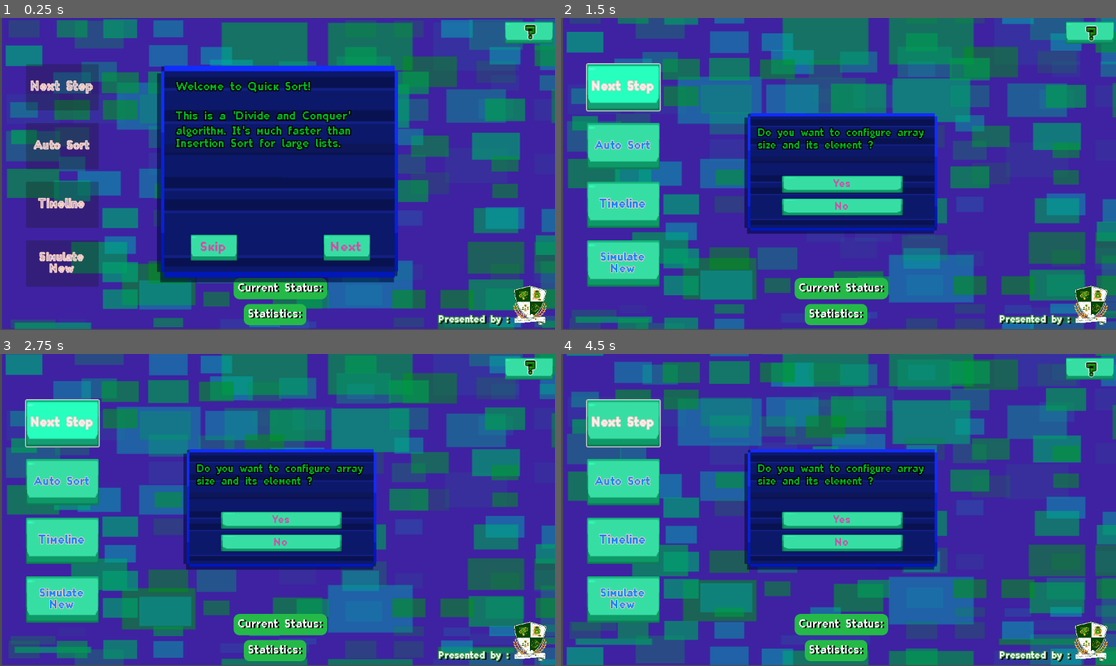
Above: before the commit, frames 1-4 (two rows, left to right).
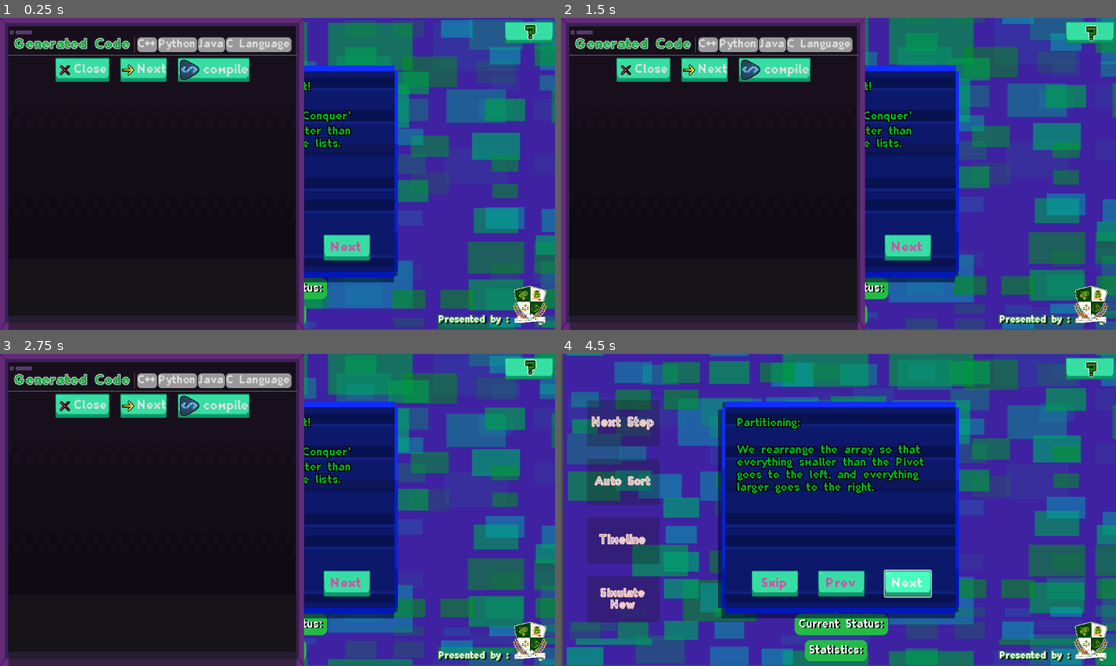
Above: after the commit, the same moments.

Repository: JezFhardDD/Algomate
Game: Godot game, scene res://scene/Main.tscn
Same seed, same stepped clock (60 frames per second), same inputs: the game is played once before the commit and once after it.
Inputs (mouse positions are in pixels of both pictures, inside the frame that each line leads up to):
- Up to frame 1 (0.25 s): no input
- Up to frame 2 (1.5 s): click "Skip" at 0.5 s; click (622, 86) at 1.25 s, where only the run before the commit has a clickable "Next Step"
- Up to frame 3 (2.75 s): click (61, 422) at 2 s, where only the run before the commit has a clickable "Next Step"
- Up to frame 4 (4.5 s): click (777, 584) at 2.75 s, where only the run after the commit has a clickable "Skip"; click (905, 584) at 3.5 s, where only the run after the commit has a clickable "Next"; click (905, 584) at 4.25 s, where only the run after the commit has a clickable "Next"

The runs differ from the first frame. In frame 1, 54% of the frame differs, in the area x 0-55%, y 0-100%; in frame 2, 63%; in frame 3, 63%, in the area x 0-72%, y 0-100%; in frame 4, 31%.

Commit message:
polished ver.

Diff:
--- a/quick-sort/scene/Main.tscn
+++ b/quick-sort/scene/Main.tscn
@@ -294,15 +294,89 @@
 
 [sub_resource type="StyleBoxFlat" id="StyleBoxFlat_wosyn"]
 bg_color = Color(0, 0.736222, 0.483527, 1)
+corner_radius_top_left = 8
+corner_radius_top_right = 8
+corner_radius_bottom_right = 8
+corner_radius_bottom_left = 8
+
+[sub_resource type="StyleBoxFlat" id="StyleBoxFlat_gjnlk"]
+bg_color = Color(0, 0.737255, 0.482353, 1)
+corner_radius_top_left = 8
+corner_radius_top_right = 8
+corner_radius_bottom_right = 8
+corner_radius_bottom_left = 8
+expand_margin_left = 2.0
+expand_margin_top = 2.0
+expand_margin_right = 2.0
+expand_margin_bottom = 2.0
+
+[sub_resource type="StyleBoxFlat" id="StyleBoxFlat_kxuod"]
+corner_radius_top_left = 8
+corner_radius_top_right = 8
+corner_radius_bottom_right = 8
+corner_radius_bottom_left = 8
+expand_margin_left = 2.0
+expand_margin_right = 2.0
 
 [sub_resource type="StyleBoxFlat" id="StyleBoxFlat_uiejy"]
 bg_color = Color(0, 0.737255, 0.482353, 1)
 
+[sub_resource type="StyleBoxFlat" id="StyleBoxFlat_cg3r1"]
+bg_color = Color(0, 0.737255, 0.482353, 1)
+corner_radius_top_left = 8
+corner_radius_top_right = 8
+corner_radius_bottom_right = 8
+corner_radius_bottom_left = 8
+expand_margin_left = 2.0
+expand_margin_right = 2.0
+
+[sub_resource type="StyleBoxFlat" id="StyleBoxFlat_1dr5g"]
+corner_radius_top_left = 8
+corner_radius_top_right = 8
+corner_radius_bottom_right = 8
+corner_radius_bottom_left = 8
+expand_margin_left = 2.0
+expand_margin_right = 2.0
+
 [sub_resource type="StyleBoxFlat" id="StyleBoxFlat_dq3mc"]
 bg_color = Color(0, 0.737255, 0.482353, 1)
 
+[sub_resource type="StyleBoxFlat" id="StyleBoxFlat_tgqhd"]
+bg_color = Color(0, 0.737255, 0.482353, 1)
+corner_radius_top_left = 8
+corner_radius_top_right = 8
+corner_radius_bottom_right = 8
+corner_radius_bottom_left = 8
+expand_margin_left = 2.0
+expand_margin_right = 2.0
+
+[sub_resource type="StyleBoxFlat" id="StyleBoxFlat_puvaq"]
+corner_radius_top_left = 8
+corner_radius_top_right = 8
+corner_radius_bottom_right = 8
+corner_radius_bottom_left = 8
+expand_margin_left = 2.0
+expand_margin_right = 2.0
+
 [sub_resource type="StyleBoxFlat" id="StyleBoxFlat_hmh3n"]
 bg_color = Color(0, 0.737255, 0.482353, 1)
+
+[sub_resource type="StyleBoxFlat" id="StyleBoxFlat_lcaa3"]
+bg_color = Color(0, 0.737255, 0.482353, 1)
+corner_radius_top_left = 8
+corner_radius_top_right = 8
+corner_radius_bottom_right = 8
+corner_radius_bottom_left = 8
+expand_margin_left = 2.0
+expand_margin_right = 2.0
+
+[sub_resource type="StyleBoxFlat" id="StyleBoxFlat_vq81u"]
+corner_radius_top_left = 8
+corner_radius_top_right = 8
+corner_radius_bottom_right = 8
+corner_radius_bottom_left = 8
+expand_margin_left = 2.0
+expand_margin_right = 2.0
 
 [sub_resource type="StyleBoxTexture" id="StyleBoxTexture_gjnlk"]
 texture = ExtResource("6_3sxgj")
@@ -1178,8 +1252,8 @@
 anchors_preset = 5
 anchor_left = 0.5
 anchor_right = 0.5
-offset_left = 25.0
-offset_right = 469.0
+offset_left = -225.0
+offset_right = 219.0
 offset_bottom = 300.0
 grow_horizontal = 2
 alignment = 1
@@ -1223,13 +1297,14 @@
 theme_override_font_sizes/font_size = 30
 
 [node name="CppPopup" type="PopupPanel" parent="."]
-size = Vector2i(627, 650)
+size = Vector2i(631, 650)
+visible = true
 theme_override_styles/panel = SubResource("StyleBoxTexture_sqvbp")
 
 [node name="VBoxContainer" type="VBoxContainer" parent="CppPopup"]
 offset_left = 18.0
 offset_top = 40.0
-offset_right = 612.0
+offset_right = 616.0
 offset_bottom = 650.0
 size_flags_horizontal = 3
 size_flags_vertical = 3
@@ -1237,6 +1312,8 @@
 
 [node name="HBoxContainer" type="HBoxContainer" parent="CppPopup/VBoxContainer"]
 layout_mode = 2
+theme_override_constants/separation = 6
+alignment = 1
 
 [node name="Label" type="Label" parent="CppPopup/VBoxContainer/HBoxContainer"]
 layout_mode = 2
@@ -1255,6 +1332,8 @@
 theme_override_fonts/font = ExtResource("3_08k7p")
 theme_override_font_sizes/font_size = 24
 theme_override_styles/focus = SubResource("StyleBoxFlat_wosyn")
+theme_override_styles/hover = SubResource("StyleBoxFlat_gjnlk")
+theme_override_styles/normal = SubResource("StyleBoxFlat_kxuod")
 text = "C++"
 
 [node name="Py_btn" type="Button" parent="CppPopup/VBoxContainer/HBoxContainer"]
@@ -1262,6 +1341,8 @@
 theme_override_fonts/font = ExtResource("3_08k7p")
 theme_override_font_sizes/font_size = 24
 theme_override_styles/focus = SubResource("StyleBoxFlat_uiejy")
+theme_override_styles/hover = SubResource("StyleBoxFlat_cg3r1")
+theme_override_styles/normal = SubResource("StyleBoxFlat_1dr5g")
 text = "Python"
 
 [node name="Java_btn" type="Button" parent="CppPopup/VBoxContainer/HBoxContainer"]
@@ -1269,6 +1350,8 @@
 theme_override_fonts/font = ExtResource("3_08k7p")
 theme_override_font_sizes/font_size = 24
 theme_override_styles/focus = SubResource("StyleBoxFlat_dq3mc")
+theme_override_styles/hover = SubResource("StyleBoxFlat_tgqhd")
+theme_override_styles/normal = SubResource("StyleBoxFlat_puvaq")
 text = "Java"
 
 [node name="C_btn" type="Button" parent="CppPopup/VBoxContainer/HBoxContainer"]
@@ -1276,6 +1359,8 @@
 theme_override_fonts/font = ExtResource("3_08k7p")
 theme_override_font_sizes/font_size = 24
 theme_override_styles/focus = SubResource("StyleBoxFlat_hmh3n")
+theme_override_styles/hover = SubResource("StyleBoxFlat_lcaa3")
+theme_override_styles/normal = SubResource("StyleBoxFlat_vq81u")
 text = "C Language"
 
 [node name="HSeparator" type="HSeparator" parent="CppPopup/VBoxContainer"]
Not shown: 1 places in quick-sort/scene/Main.tscn that only renumber resources
